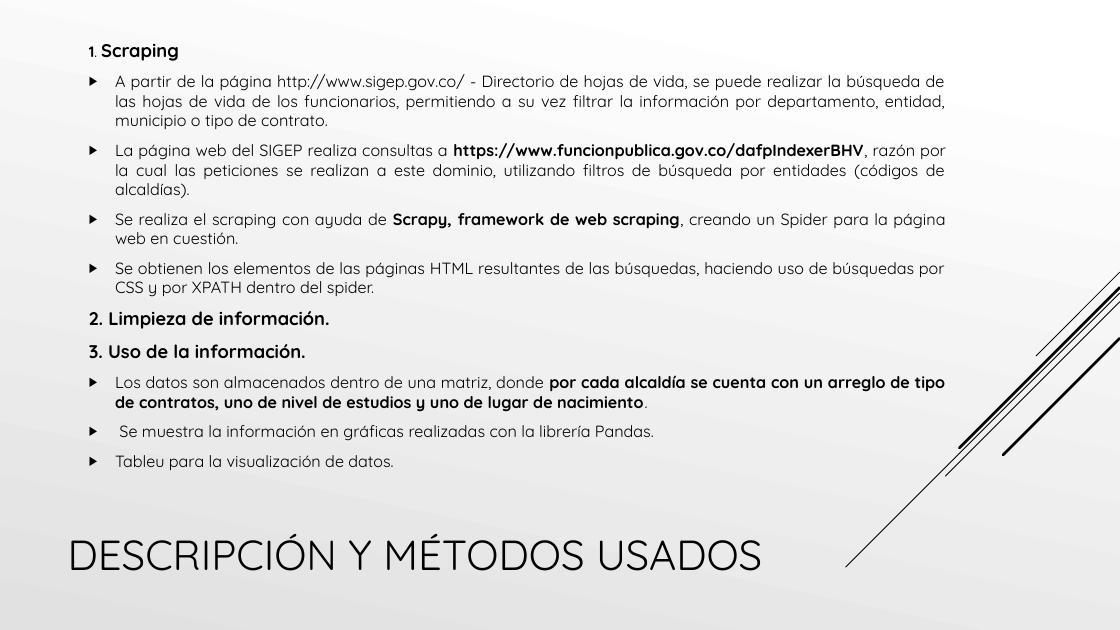
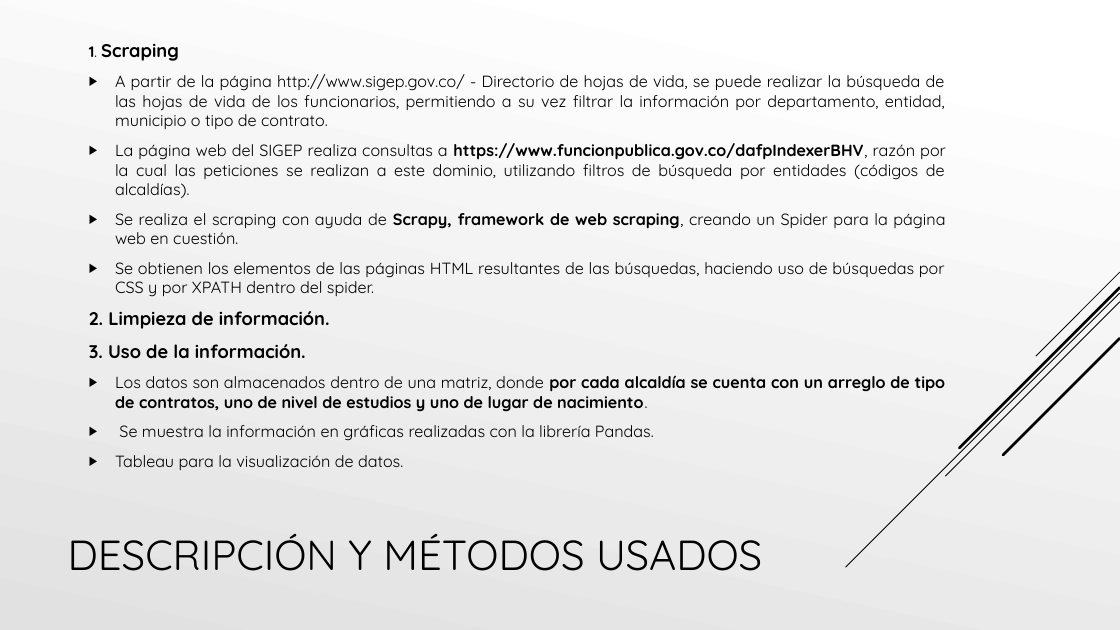
Before and after one commit to sebastianvalbuena/MCPP_Juan.valbuena, a slide deck: slide 3 of Proyecto Final-SIGEP/Presentación 26-05.pptx. Drawn at 1120x630 pixels with LibreOffice and Linux fonts; fonts in the diff are those of the drawing. Boxes give left, top, right and bottom in pixels: in the first picture for what was removed or moved away, otherwise in the second. Text is boxed around its words. In the diff, an @@ line names an element or a change of style, - is before the commit and + after.

```diff
--- a/Proyecto Final-SIGEP/Presentación 26-05.pptx
+++ b/Proyecto Final-SIGEP/Presentación 26-05.pptx
@@ text at (115,455,403,470): text changed @@
-▶ Tableu para la visualización de datos.
+▶ Tableau para la visualización de datos.
```
Also in this commit, not shown: 2 other slides changed, 1 slide added, 1 slide removed, 2 other files.
